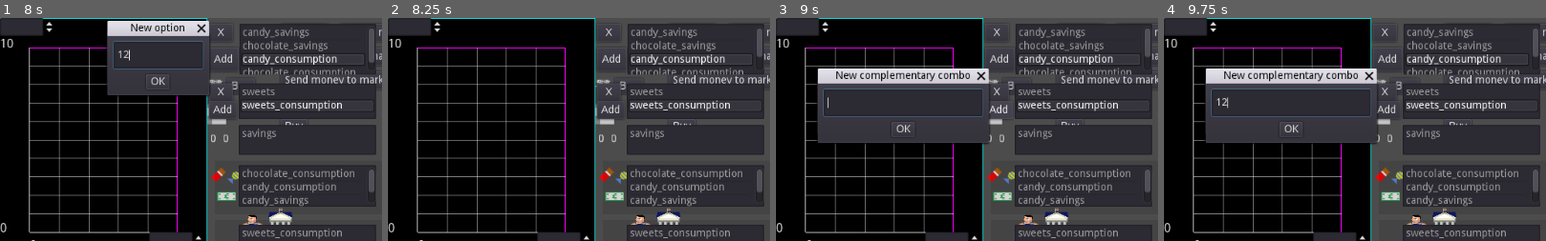
Above: before the commit, frames 1-4 (left to right).
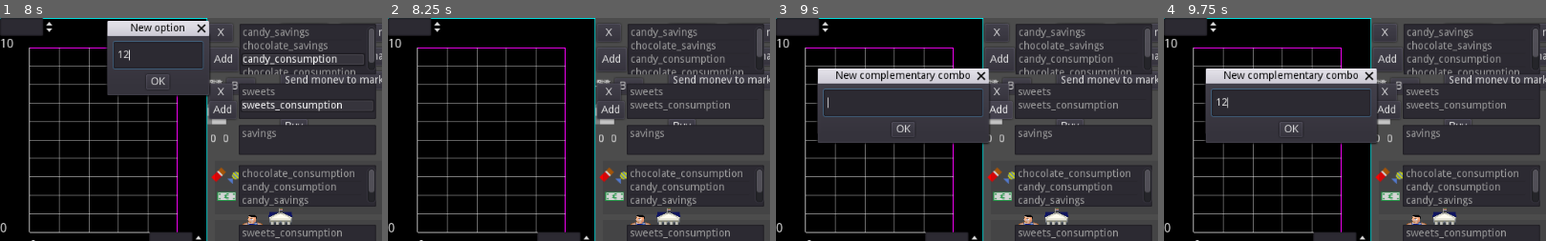
Above: after the commit, the same moments.

Repository: carlostgit/Fiat2
Game: Godot game, scene res://Fiat.tscn
Same seed, same stepped clock (60 frames per second), same inputs: the game is played once before the commit and once after it.
Inputs (mouse positions are % of the whole screen's width and height, from its top left):
- Up to frame 1 (8 s): click "X" at 0.5 s; click "Produce" at 1.25 s; click "Create money" at 2 s; click "Send products to market" at 2.75 s; click "Send money to market" at 3.5 s; click "Calculate prices" at 4.25 s; click "Buy" at 5 s; click "Buy" at 5.75 s; click "Add" at 6.5 s; click (21, 8) at 7.27 s; type "12" at 7.35 s
- Up to frame 2 (8.25 s): click "OK" at 8 s
- Up to frame 3 (9 s): click "Add" at 8.75 s
- Up to frame 4 (9.75 s): click (17, 19) at 9.52 s; type "12" at 9.6 s
The pictures show only the part of the screen within x 0-50%, y 0-50%; the shares and areas given below are measured in that part.

Frame 1 is identical in both runs. In frame 2, 0.9% of the frame differs, in the area x 63-90%, y 16-42%; in frame 3, 0.9%; in frame 4, 0.9%.

Commit message:
Avanzo en PriceCalculationTesterScene

Diff:
--- a/PriceCalculation/PriceCalculationTesterScene.gd
+++ b/PriceCalculation/PriceCalculationTesterScene.gd
@@ -26,23 +26,31 @@
 func update_satisfaction_calculator_data():
 	var satisf_calc:SatisfactionCalculator = _satisfaction_calculator_copy
 
+	$OptionsItemList.clear()
 	for option in satisf_calc.get_options():
-		add_option(option)
-
+		$OptionsItemList.add_item(option)
+
+	$CompCombosItemList.clear()
 	for comp_combo in satisf_calc.get_complementary_combos():
-		add_comp_combo(comp_combo)
-
+		$CompCombosItemList.add_item(comp_combo)
+
+	$SupCombosItemList.clear()
 	for sup_combo in satisf_calc.get_supplementary_combos():
-		add_sup_combo(sup_combo)
-
+		$SupCombosItemList.add_item(sup_combo)
+
+	$SatisfCurvesForOptions/SatisfCurvesItemList.clear()
 	for satisf_curve in satisf_calc.get_satisfaction_curves_of_options():
-		add_satisf_curve(satisf_curve)
-
+		$SatisfCurvesForOptions/SatisfCurvesItemList.add_item(satisf_curve)
+
+	$SatisfCurvesForCompCombos/SatisfCurvesForCompCombosItemList.clear()
 	for satisf_curve in satisf_calc.get_satisfaction_curves_of_complementary_combos():
-		add_satisf_curve_for_comp_combo(satisf_curve)
-
+		$SatisfCurvesForCompCombos/SatisfCurvesForCompCombosItemList.add_item(satisf_curve)
+
+	$SatisfCurvesForSupCombos/SatisfCurvesForSupCombosItemList.clear()
 	for satisf_curve in satisf_calc.get_satisfaction_curves_of_supplementary_combos():
-		add_satisf_curve_for_sup_combo(satisf_curve)
+		$SatisfCurvesForSupCombos/SatisfCurvesForSupCombosItemList.add_item(satisf_curve)
+
+
 
 #	TODO seguir por aquí
 
@@ -55,23 +63,23 @@
 	update_satisfaction_calculator_data()
 
 
-func add_option(option_arg:String):
-	$OptionsItemList.add_item(option_arg)
-
-func add_comp_combo(comp_combo_arg:String):
-	$CompCombosItemList.add_item(comp_combo_arg)
-
-func add_sup_combo(sup_combo_arg:String):
-	$SupCombosItemList.add_item(sup_combo_arg)
-
-func add_satisf_curve(satif_curve_arg:String):
-	$SatisfCurvesForOptions/SatisfCurvesItemList.add_item(satif_curve_arg)
-
-func add_satisf_curve_for_comp_combo(satif_curve_arg:String):
-	$SatisfCurvesForCompCombos/SatisfCurvesForCompCombosItemList.add_item(satif_curve_arg)
-
-func add_satisf_curve_for_sup_combo(satif_curve_arg:String):
-	$SatisfCurvesForSupCombos/SatisfCurvesForSupCombosItemList.add_item(satif_curve_arg)
+#func add_option(option_arg:String):
+#	$OptionsItemList.add_item(option_arg)
+#
+#func add_comp_combo(comp_combo_arg:String):
+#	$CompCombosItemList.add_item(comp_combo_arg)
+#
+#func add_sup_combo(sup_combo_arg:String):
+#	$SupCombosItemList.add_item(sup_combo_arg)
+#
+#func add_satisf_curve(satif_curve_arg:String):
+#	$SatisfCurvesForOptions/SatisfCurvesItemList.add_item(satif_curve_arg)
+#
+#func add_satisf_curve_for_comp_combo(satif_curve_arg:String):
+#	$SatisfCurvesForCompCombos/SatisfCurvesForCompCombosItemList.add_item(satif_curve_arg)
+#
+#func add_satisf_curve_for_sup_combo(satif_curve_arg:String):
+#	$SatisfCurvesForSupCombos/SatisfCurvesForSupCombosItemList.add_item(satif_curve_arg)
 
 func draw_satisfaction_curve(satisf_curve_arg, curve_name_arg:String = "satisf"):
 #	$Plotter.clear()
@@ -267,7 +275,10 @@
 func _on_DeleteOption_pressed():
 	var select:Array = $OptionsItemList.get_selected_items()
 	if false == select.empty():
-		$OptionsItemList.remove_item(select[0])
+#		$OptionsItemList.remove_item(select[0])
+		var item_to_erase:String = $OptionsItemList.get_item_text(select[0])
+		_satisfaction_calculator_copy.erase_option(item_to_erase)
+		update_satisfaction_calculator_data()
 
 func _on_AddOption_pressed():
 	$NewOptionAcceptDialog.show_modal(true)
@@ -289,7 +300,10 @@
 	for i in range(0,$OptionsItemList.get_item_count()):
 		if text==$OptionsItemList.get_item_text(i):
 			return
-	$OptionsItemList.add_item(text)
+	_satisfaction_calculator_copy.add_option(text)
+	update_satisfaction_calculator_data()
+#	$OptionsItemList.add_item(text)
+
 
 
 
@@ -328,3 +342,17 @@
 		if text==$OptionsOfCompComboItemList.get_item_text(i):
 			return
 	$OptionsOfCompComboItemList.add_item(text)
+
+
+#TODO: Hacer que al añadir y borrar opciones, se actualice _satisfaction_calculator_copy
+#
+#func save_satisfaction_calculator_data():
+#
+##	Options:
+#	var options_array:Array = []
+#
+#	for i in range(0,$OptionsItemList.get_item_count()):
+#		options_array.append($OptionsItemList.get_item_text(i))
+#
+#	_satisfaction_calculator_copy.set_options(options_array)
+#En construcción
--- a/PriceCalculation/SatisfactionCalculator.gd
+++ b/PriceCalculation/SatisfactionCalculator.gd
@@ -504,6 +504,12 @@
 
 func set_options(options_arg:Array):
 	self._options=options_arg
+
+func add_option(option_arg:String):
+	self._options.append(option_arg)
+
+func erase_option(option_arg:String):
+	self._options.erase(option_arg)
 
 func set_option_product_dict(option_product_dict_arg:Dictionary):
 
Not shown: 1 places in Fiat.tscn that only renumber resources
